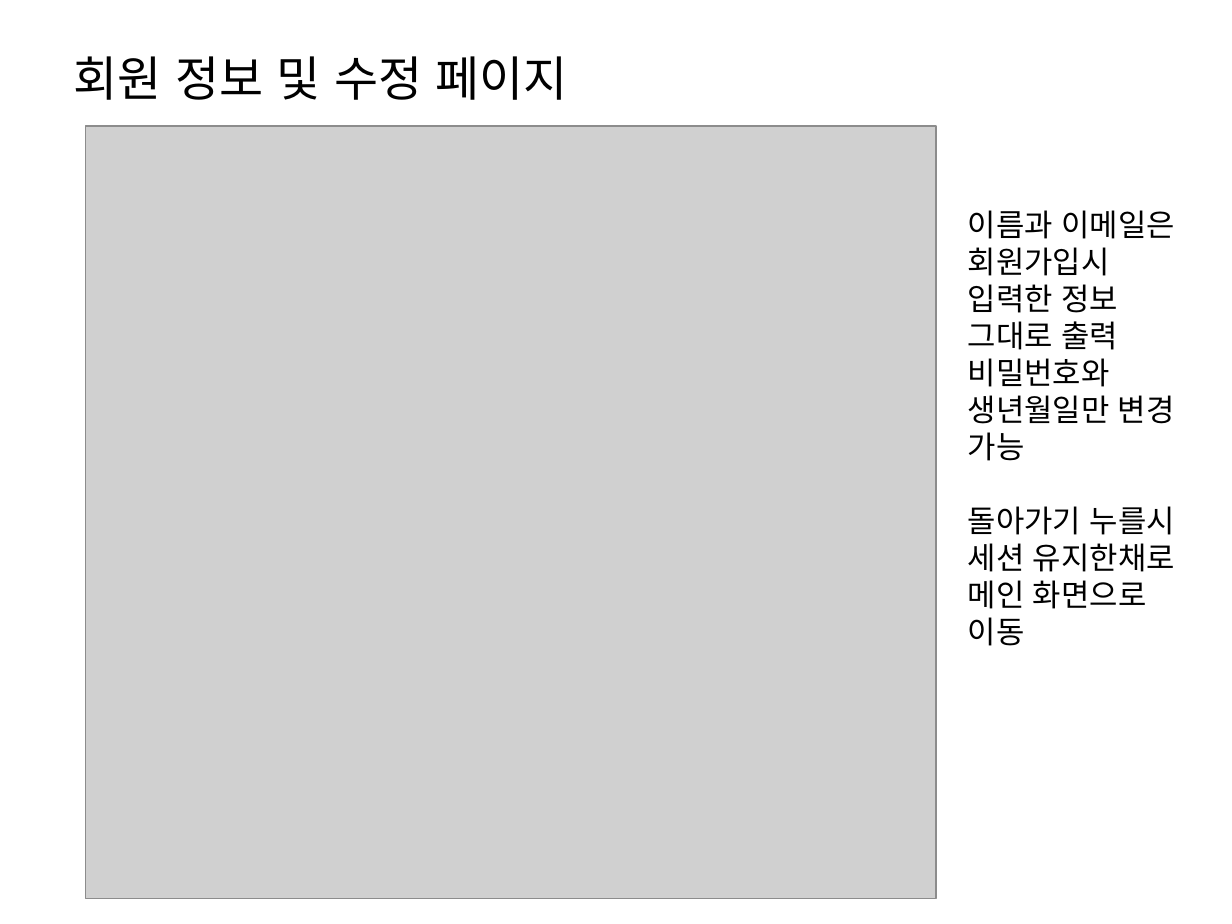
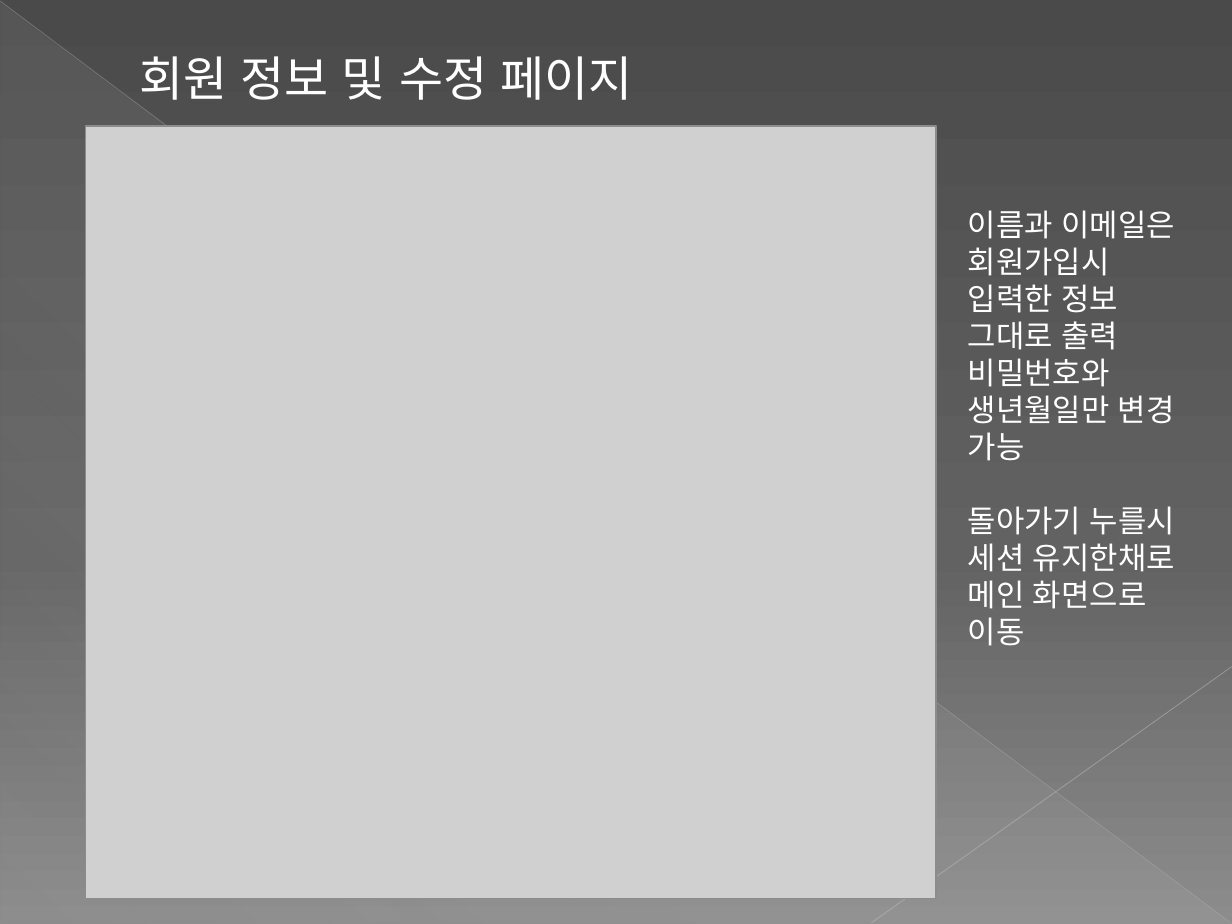
Before and after one commit to HyoJip/team2, a slide deck: slide 6 of ppt/Team2(9-23).pptx. Drawn at 1232x924 pixels with LibreOffice and Linux fonts; fonts in the diff are those of the drawing; grey boxes stand for pictures. Boxes give left, top, right and bottom in pixels: in the first picture for what was removed or moved away, otherwise in the second. Text is boxed around its words. In the diff, an @@ line names an element or a change of style, - is before the commit and + after.

Commit message:
ppt 배경변경

```diff
--- a/ppt/Team2(9-23).pptx
+++ b/ppt/Team2(9-23).pptx
@@ background #FFFFFF to gradient #4A4A4A to #626262 to #8C8C8C @@
@@ line added from (0, 1) to (1231, 923), #BFBFBF 0.39 pt @@
@@ right triangle added at (1, 2, 1231, 924), fill gradient #D2D2D2 @@
@@ title "회원 정보 및 수정 페이지" at (139, 56, 633, 106): font Noto Sans CJK KR to League Spartan, text colour #000000 to #FFFFFF; indent changed @@
@@ text "이름과 이메일은" at (968, 210, 1175, 646): font Noto Sans CJK KR to League Spartan, text colour #000000 to #FFFFFF @@
@@ line added from (1232, 667) to (871, 923), #C6C6C6 0.47 pt @@
```
Also in this commit, not shown: 6 other slides changed, 1 slide added.
